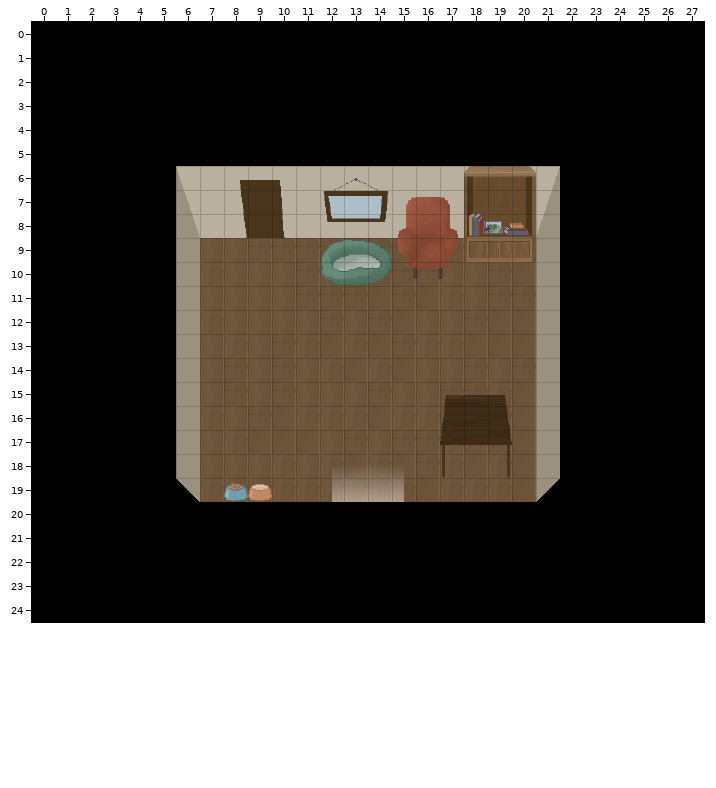
Tiled map: LEVEL_DESIGN/MAPS_TILED/map_4.tmx. This is how it looked before the edit.
Cells are 32x32 px. Shown: x 0..27, y 0..24.
The same view after the edit:
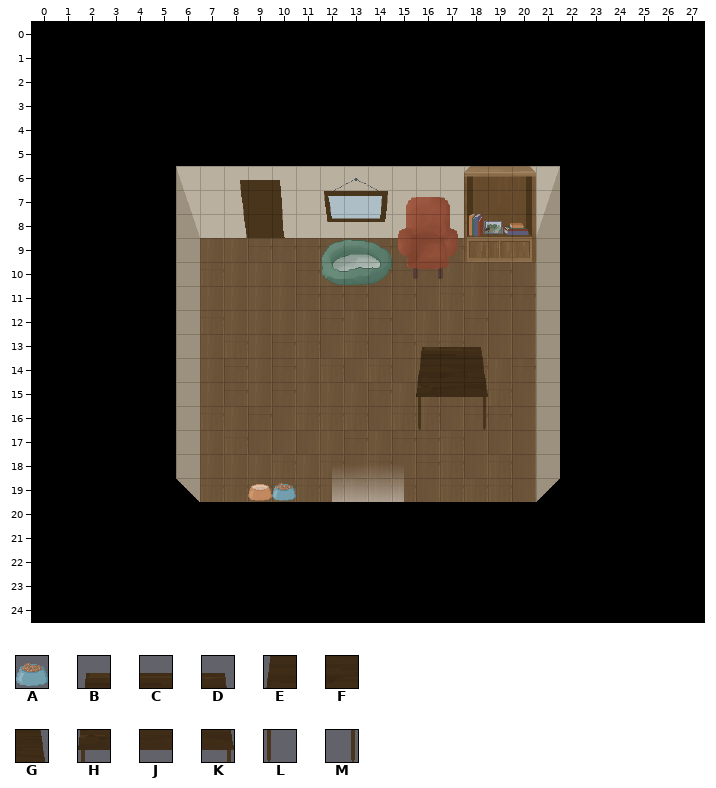
Key: from "tileset_interieur": A 77, B 102, C 103, D 104, E 116, F 117, G 118, H 130, J 131, K 132, L 144, M 146.
_ is an empty cell.
Tiles replaced or removed in this view: A, B, C, D, E, F, G, H, J, K, L, M.
Difference:
Changed rows in their new state; . is an unchanged cell.
Layer "collisions":
first column x 8:
13 ........BCD.
14 ........EFG.
15 ........HJK_
16 ........L_M_
17 .........___
18 ........._._
19 _.A.........
Changed places in both pictures, as pixel boxes (x1, y1, x2, y2):
changed: (416, 347, 512, 478)
removed: (224, 483, 248, 501)
added: (272, 483, 296, 501)
